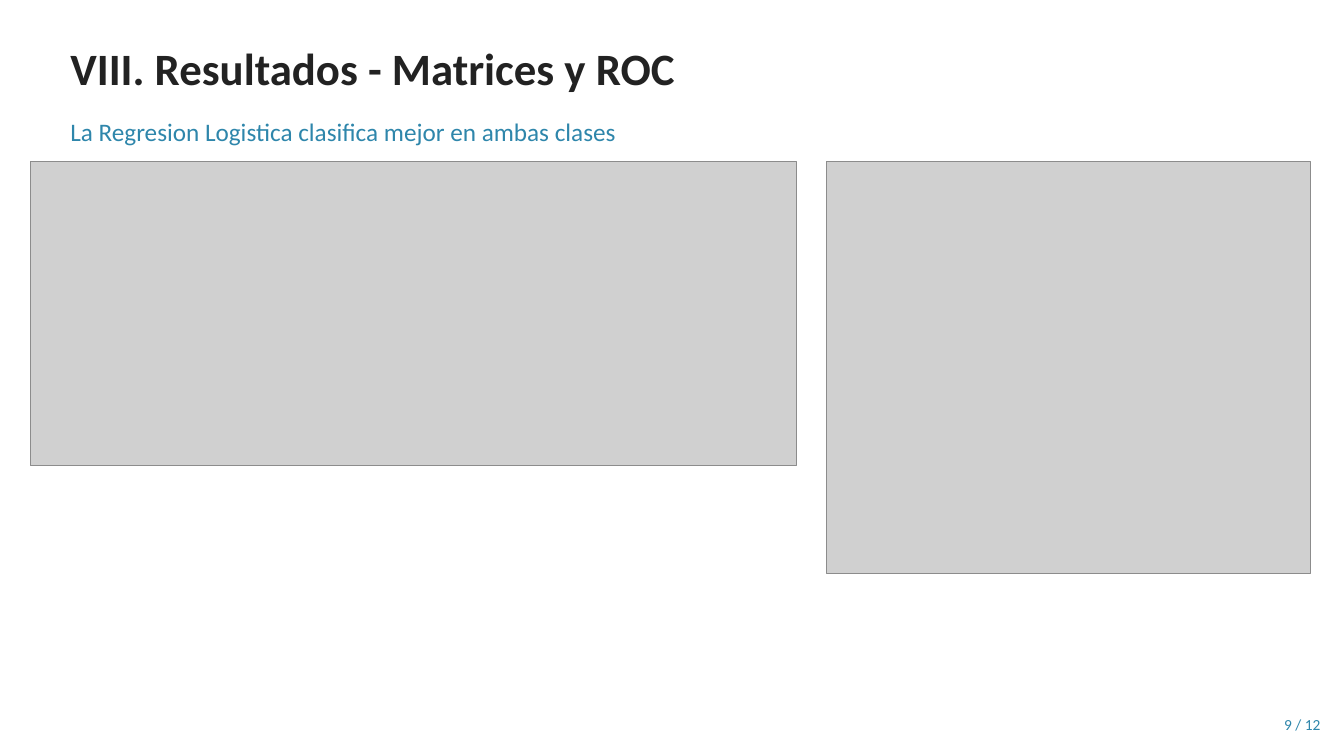
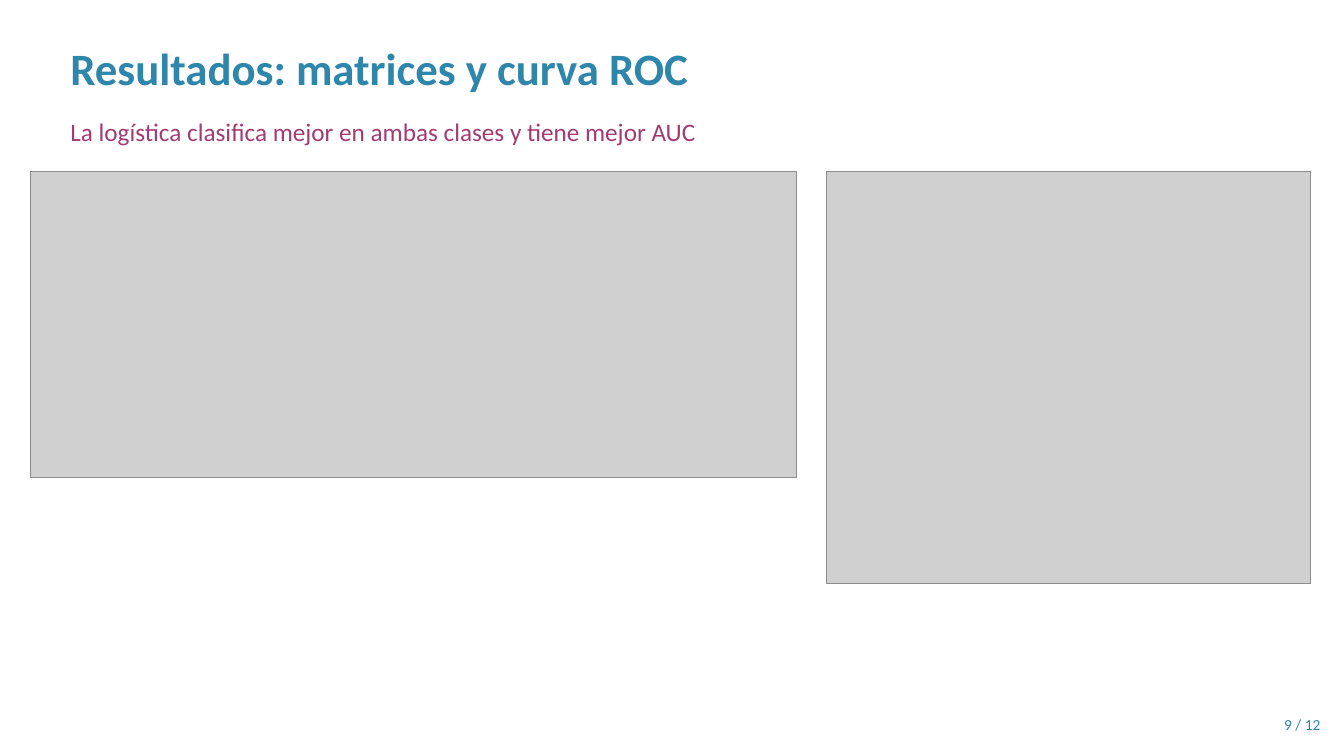
Before and after one commit to JAAM010/seminario-datos-heart-disease, a slide deck: slide 9 of Entregable2/Presentacion_Sustentacion.pptx. Drawn at 1344x756 pixels with LibreOffice and Linux fonts; fonts in the diff are those of the drawing; grey boxes stand for pictures. Boxes give left, top, right and bottom in pixels: in the first picture for what was removed or moved away, otherwise in the second. Text is boxed around its words. In the diff, an @@ line names an element or a change of style, - is before the commit and + after.

```diff
--- a/Entregable2/Presentacion_Sustentacion.pptx
+++ b/Entregable2/Presentacion_Sustentacion.pptx
@@ text at bbox=[70, 53, 688, 92]: text changed; text colour #222222 to #2E86AB @@
-VIII. Resultados - Matrices y ROC
+Resultados: matrices y curva ROC
@@ text at bbox=[70, 123, 696, 146]: text changed; text colour #2E86AB to #A23B72 @@
-La Regresion Logistica clasifica mejor en ambas clases
+La logística clasifica mejor en ambas clases y tiene mejor AUC
@@ picture: place and size @@
-picture at bbox=[30, 161, 797, 466]
+picture at bbox=[30, 171, 797, 477]
@@ picture: place and size @@
-picture at bbox=[827, 161, 1311, 574]
+picture at bbox=[827, 171, 1311, 584]
```
Also in this commit, not shown: 7 other slides changed, 4 slides added, 4 slides removed.
